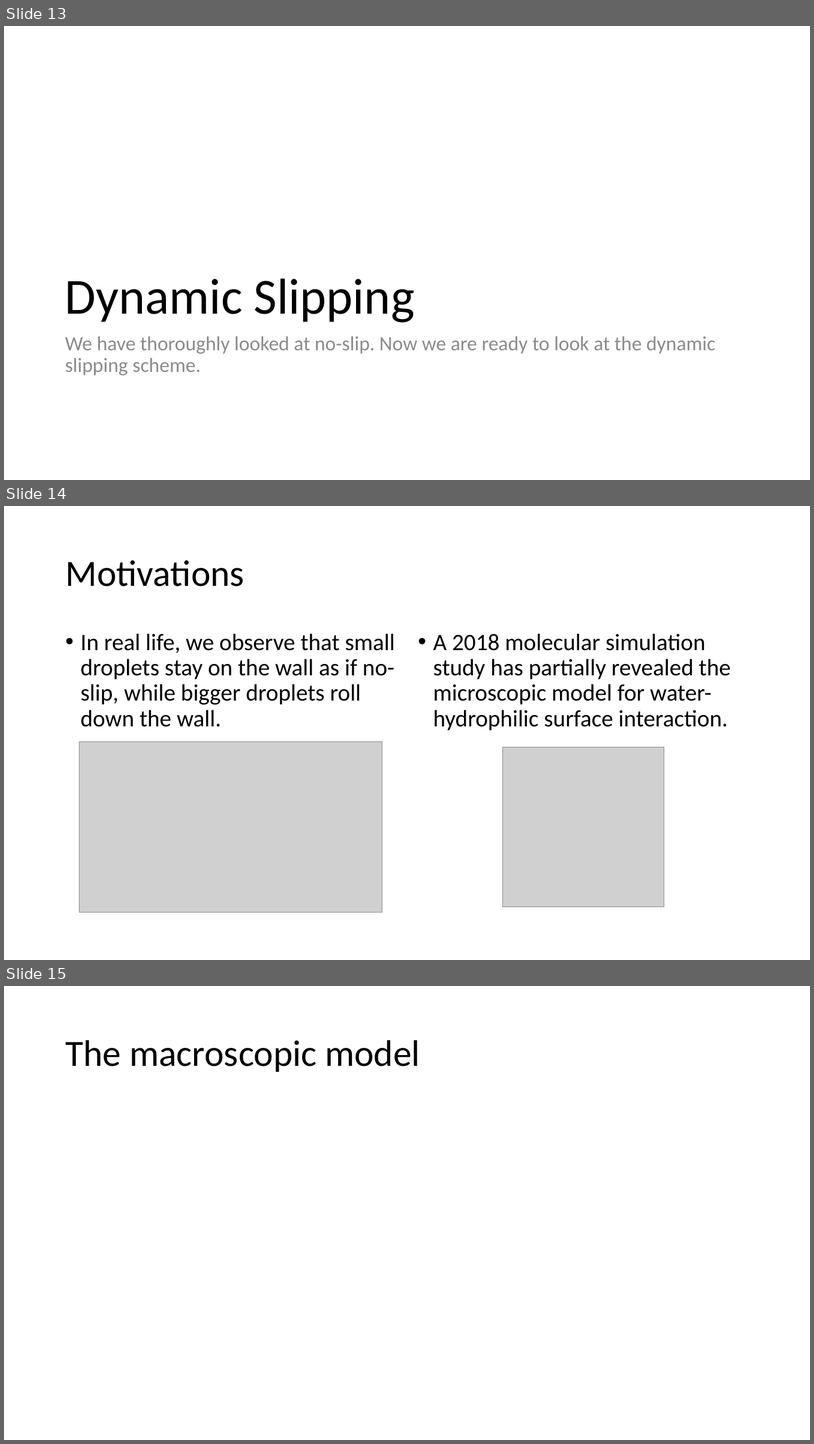
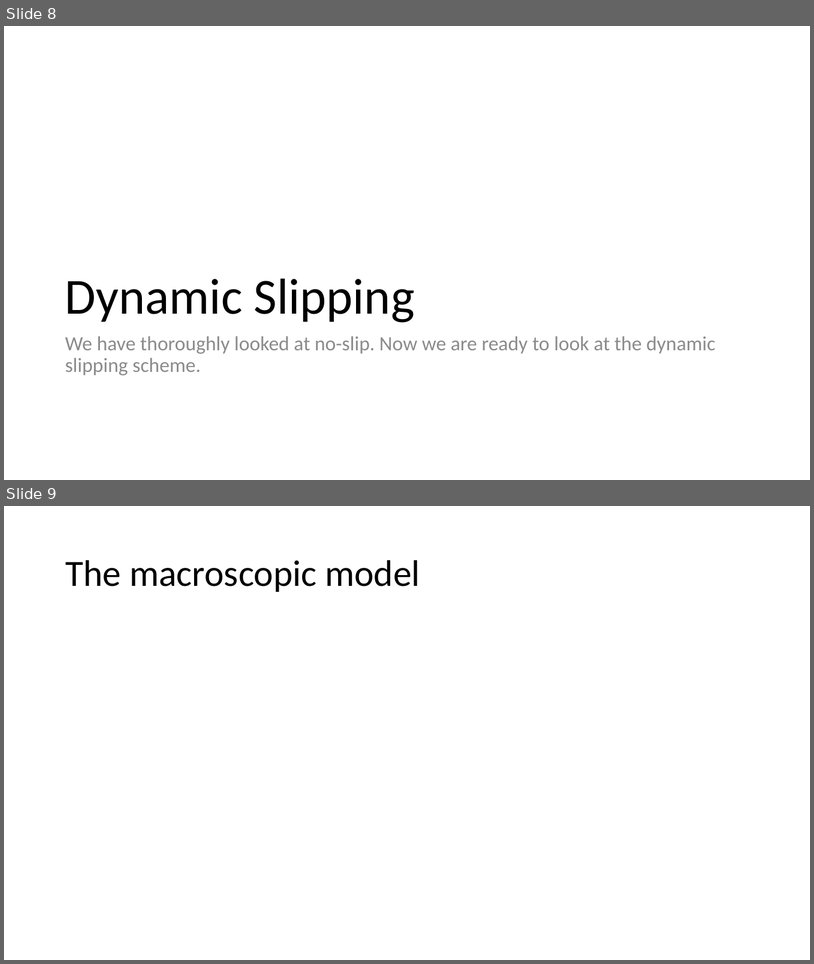
Before and after one commit to Daniel-Chin/droplet, a slide deck: APS_conf/slides.pptx. Shown one above the other, each under a label of ours: slides 13, 14 and 15 before the commit, slides 8 and 9 after it. The pictures are 814x1444 and 814x964 pixels, drawn with LibreOffice and Linux fonts; fonts in the diff are those of the drawing; grey boxes stand for pictures. Boxes give left, top, right and bottom in pixels: in the first picture for what was removed or moved away, otherwise in the second. Text is boxed around its words. In the diff, an @@ line names an element or a change of style, - is before the commit and + after.

```diff
--- a/APS_conf/slides.pptx
+++ b/APS_conf/slides.pptx
@@ slide 14 removed at <box>4,506,810,960</box>, background #FFFFFF @@
@@ title removed at <box>65,560,244,586</box> @@
-Motivations
@@ text removed at <box>81,633,395,727</box> @@
-• In real life, we observe that small droplets stay on the wall as if no-slip, while bigger droplets roll down the wall.
@@ text removed at <box>434,633,731,730</box> @@
-• A 2018 molecular simulation study has partially revealed the microscopic model for water-hydrophilic surface interaction.
@@ picture removed at <box>79,741,382,912</box> @@
@@ picture removed at <box>503,747,665,907</box> @@
@@ what was slide 13 is now slide 8 @@
@@ what was slide 15 is now slide 9 @@
```
Also in this commit, not shown: 2 slides changed, 9 other slides removed.
